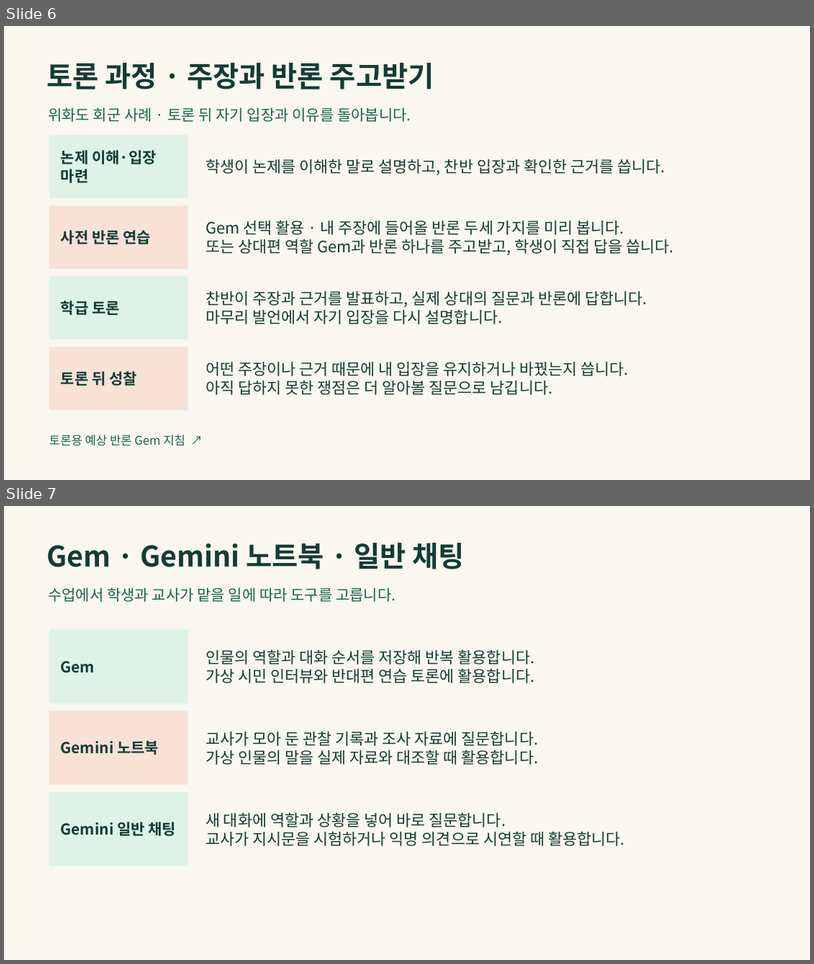
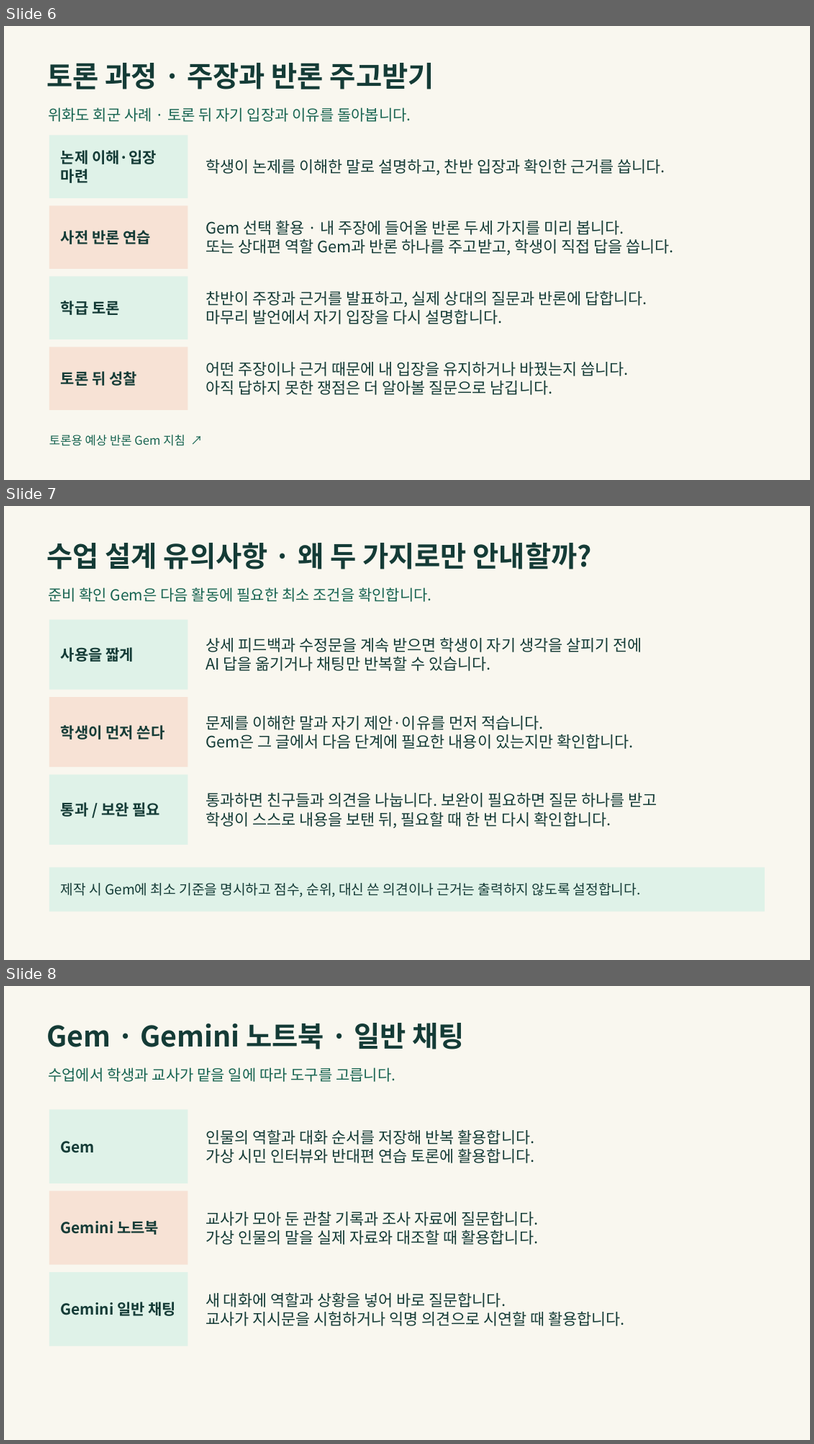
Before and after one commit to LUCKYBRIDGE/gemini-discussion, a slide deck: output/gemini-discussion.pptx. Shown one above the other, each under a label of ours: slides 6 and 7 before the commit, slides 6, 7 and 8 after it. The pictures are 814x964 and 814x1444 pixels, drawn with LibreOffice and Linux fonts; fonts in the diff are those of the drawing. Boxes give left, top, right and bottom in pixels: in the first picture for what was removed or moved away, otherwise in the second. Text is boxed around its words. In the diff, an @@ line names an element or a change of style, - is before the commit and + after.

```diff
--- a/output/gemini-discussion.pptx
+++ b/output/gemini-discussion.pptx
@@ slide 7 added at (x1=4, y1=506, x2=810, y2=960), background #F9F7EF @@
@@ text added at (x1=46, y1=542, x2=592, y2=569), 33.8 pt, text #143B36, bold @@
+수업 설계 유의사항 · 왜 두 가지로만 안내할까?
@@ text added at (x1=48, y1=587, x2=432, y2=602), 18 pt, text #176451 @@
+준비 확인 Gem은 다음 활동에 필요한 최소 조건을 확인합니다.
@@ rectangle added at (x1=49, y1=620, x2=188, y2=690), fill #DFF2E8, 18 pt, text #143B36, bold @@
+사용을 짧게
@@ text added at (x1=206, y1=638, x2=642, y2=671), 18.8 pt, text #143B36 @@
+상세 피드백과 수정문을 계속 받으면 학생이 자기 생각을 살피기 전에
+AI 답을 옮기거나 채팅만 반복할 수 있습니다.
@@ rectangle added at (x1=49, y1=698, x2=188, y2=767), fill #F7E2D5, 18 pt, text #143B36, bold @@
+학생이 먼저 쓴다
@@ text added at (x1=206, y1=716, x2=634, y2=749), 18.8 pt, text #143B36 @@
+문제를 이해한 말과 자기 제안·이유를 먼저 적습니다.
+Gem은 그 글에서 다음 단계에 필요한 내용이 있는지만 확인합니다.
@@ rectangle added at (x1=49, y1=775, x2=188, y2=845), fill #DFF2E8, 18 pt, text #143B36, bold @@
+통과 / 보완 필요
@@ text added at (x1=206, y1=793, x2=658, y2=828), 18.8 pt, text #143B36 @@
+통과하면 친구들과 의견을 나눕니다. 보완이 필요하면 질문 하나를 받고
+학생이 스스로 내용을 보탠 뒤, 필요할 때 한 번 다시 확인합니다.
@@ rectangle added at (x1=49, y1=867, x2=765, y2=911), fill #DFF2E8, 16.5 pt, text #143B36 @@
+제작 시 Gem에 최소 기준을 명시하고 점수, 순위, 대신 쓴 의견이나 근거는 출력하지 않도록 설정합니다.
@@ what was slide 7 is now slide 8 @@
```
Also in this commit, not shown: 2 other files.
